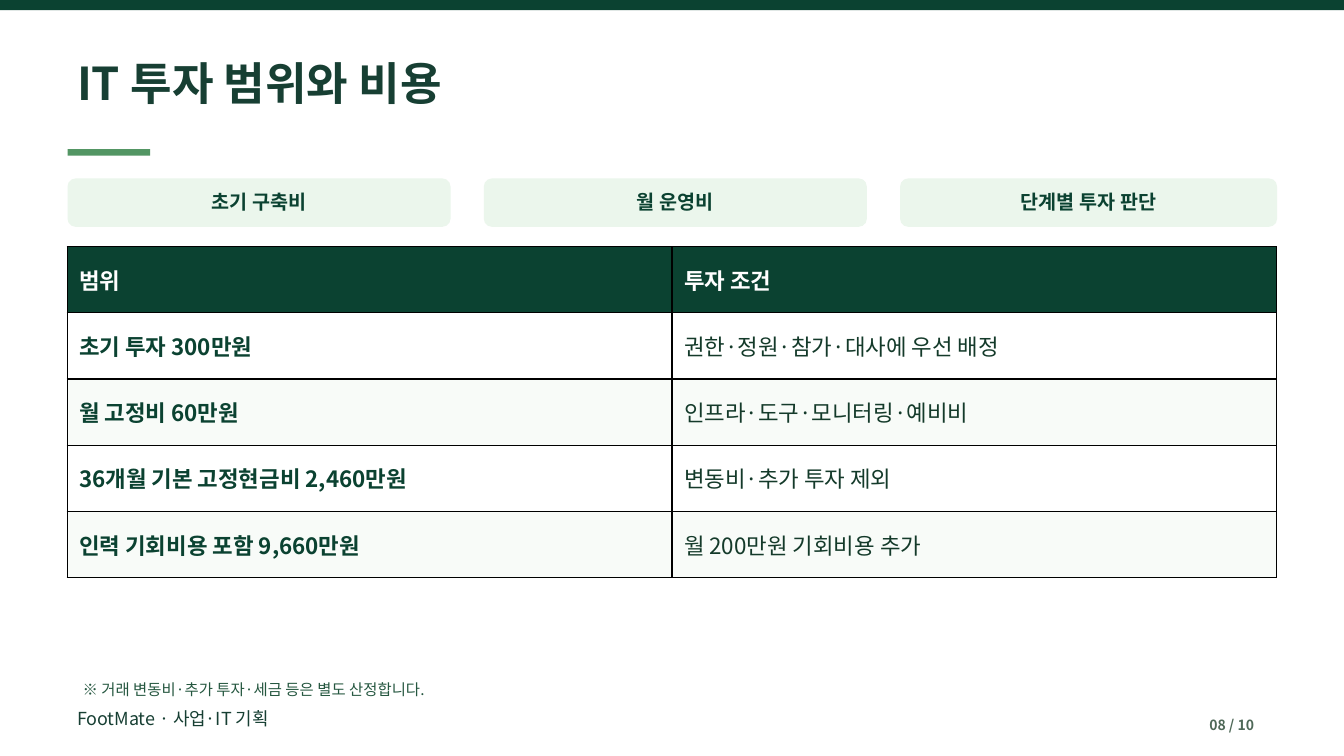
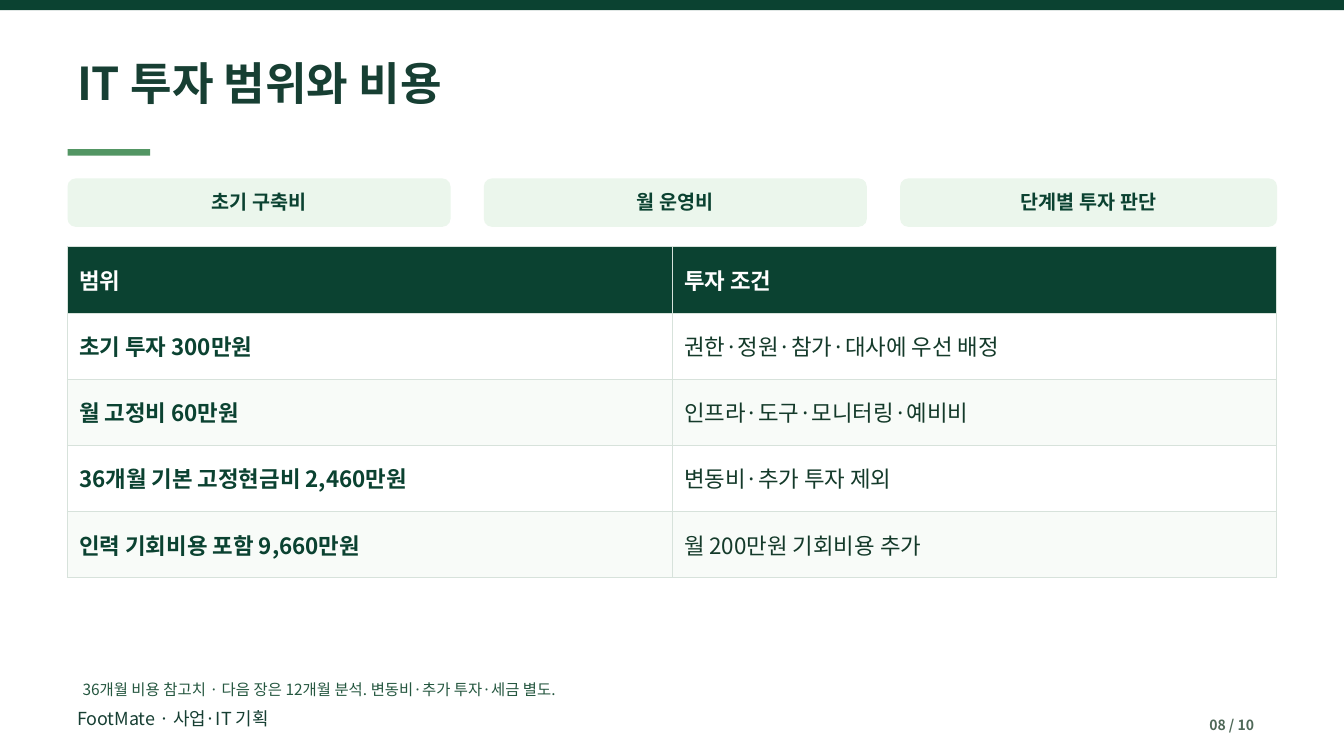
Before and after one commit to dohyunkimmm/footmate, a slide deck: slide 8 of src/case-study/downloads/footmate_report.pptx. Drawn at 1344x756 pixels with LibreOffice and Linux fonts; fonts in the diff are those of the drawing. Boxes give left, top, right and bottom in pixels: in the first picture for what was removed or moved away, otherwise in the second. Text is boxed around its words. In the diff, an @@ line names an element or a change of style, - is before the commit and + after.

```diff
--- a/src/case-study/downloads/footmate_report.pptx
+++ b/src/case-study/downloads/footmate_report.pptx
@@ table at (68,247,1277,578) @@
@@ borders changed @@
@@ text at (83,682,556,697): text changed @@
-※ 거래 변동비·추가 투자·세금 등은 별도 산정합니다.
+36개월 비용 참고치 · 다음 장은 12개월 분석. 변동비·추가 투자·세금 별도.
```
Also in this commit, not shown: 9 other slides changed, 6 other files.
